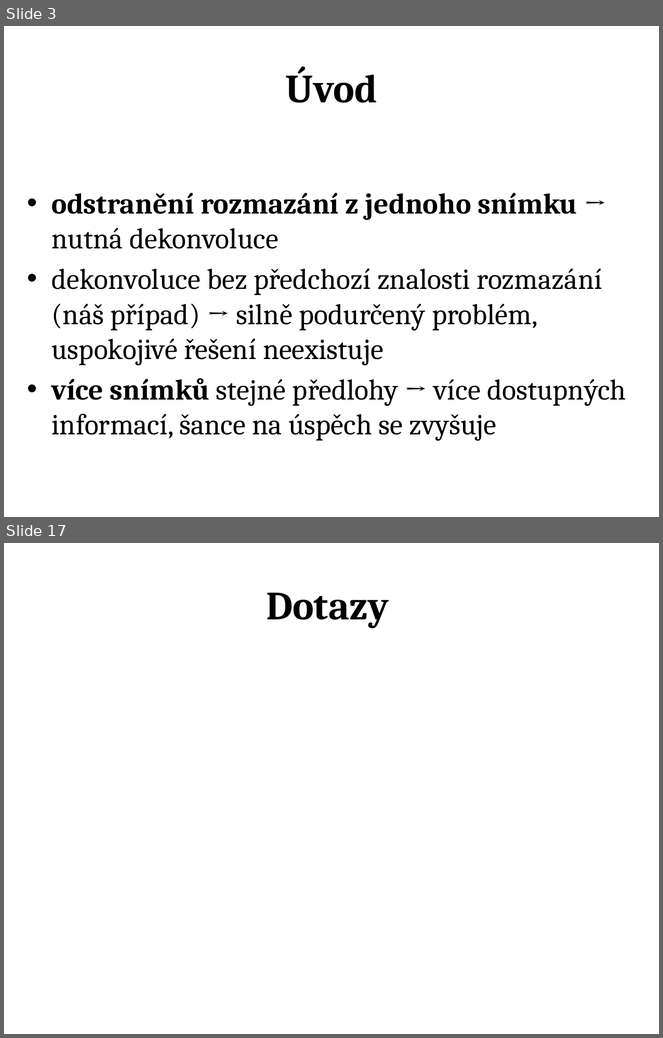
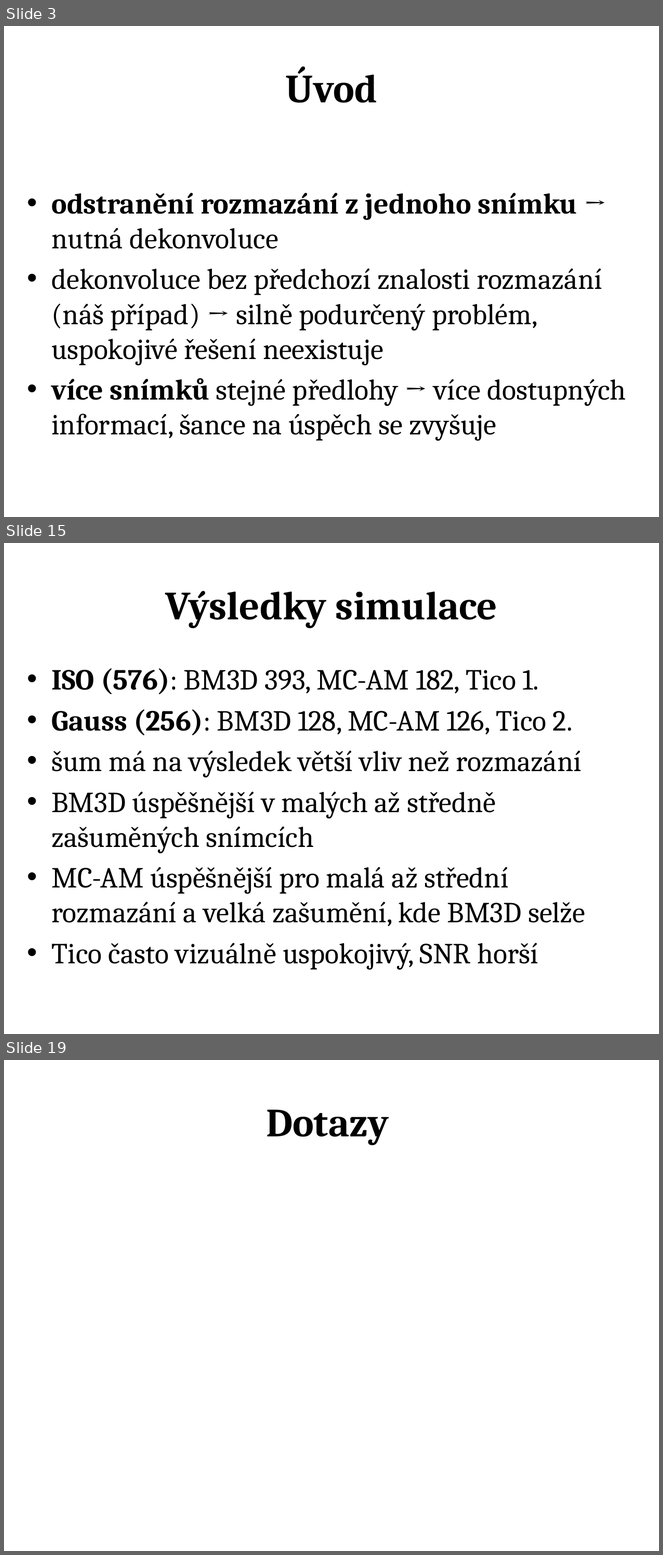
Before and after one commit to jozefsabo/Thesis, a slide deck: Docs/Jozef Sabo - Prezentace obhajoba.pptx. Shown one above the other, each under a label of ours: slides 3 and 17 before the commit, slides 3, 15 and 19 after it; the slides between them are not shown. The pictures are 663x1038 and 663x1555 pixels, drawn with LibreOffice and Linux fonts; fonts in the diff are those of the drawing. Boxes give left, top, right and bottom in pixels: in the first picture for what was removed or moved away, otherwise in the second. Text is boxed around its words. In the diff, an @@ line names an element or a change of style, - is before the commit and + after.

```diff
--- a/Docs/Jozef Sabo - Prezentace obhajoba.pptx
+++ b/Docs/Jozef Sabo - Prezentace obhajoba.pptx
@@ slide 15 added at bbox=[4, 543, 659, 1034], background #FFFFFF @@
@@ title added at bbox=[165, 591, 497, 628], 44 pt, text #000000, bold @@
+Výsledky simulace
@@ text added at bbox=[51, 668, 585, 970], 32 pt, text #000000 @@
+• ISO (576): BM3D 393, MC-AM 182, Tico 1.
+• Gauss (256): BM3D 128, MC-AM 126, Tico 2.
+• šum má na výsledek větší vliv než rozmazání
+• BM3D úspěšnější v malých až středně zašuměných snímcích
+• MC-AM úspěšnější pro malá až střední rozmazání a velká zašumění, kde BM3D selže
+• Tico často vizuálně uspokojivý, SNR horší
@@ what was slide 17 is now slide 19 @@
```
Also in this commit, not shown: 7 slides changed, 8 other slides added, 7 slides removed, 1 other file.
